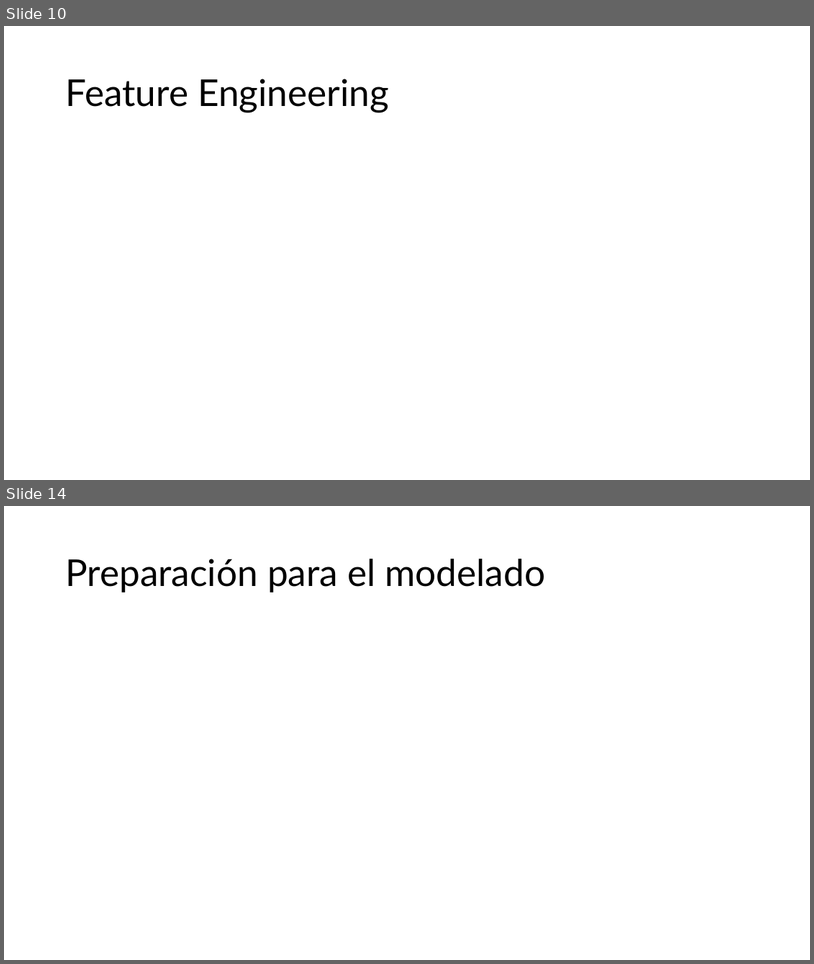
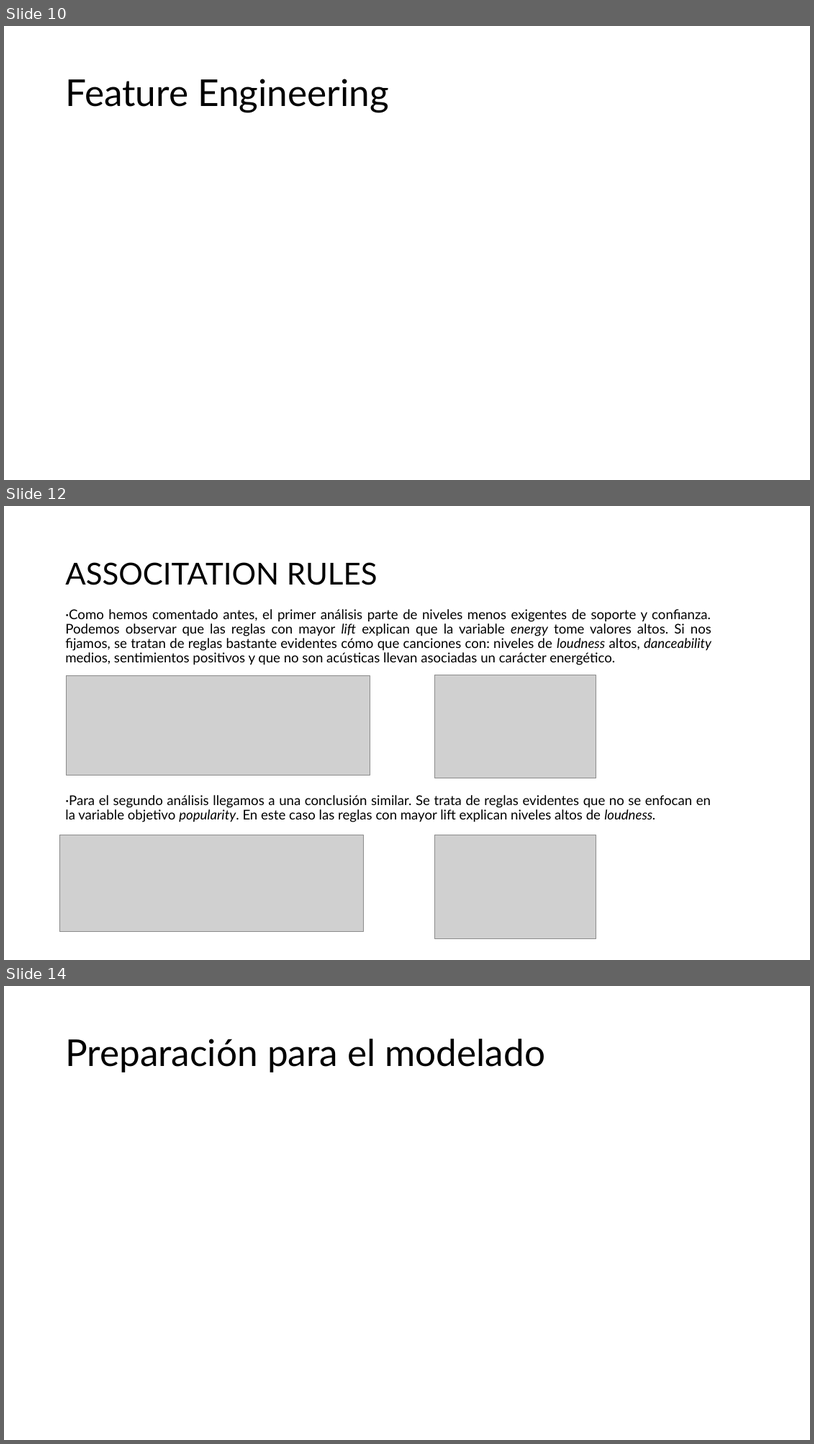
Before and after one commit to benet1one/Mineria, a slide deck: Report_new.pptx. Shown one above the other, each under a label of ours: slides 10 and 14 before the commit, slides 10, 12 and 14 after it; the slides between them are not shown. The pictures are 814x964 and 814x1444 pixels, drawn with LibreOffice and Linux fonts; fonts in the diff are those of the drawing; grey boxes stand for pictures. Boxes give left, top, right and bottom in pixels: in the first picture for what was removed or moved away, otherwise in the second. Text is boxed around its words. In the diff, an @@ line names an element or a change of style, - is before the commit and + after.

Commit message:
Report- association rules

```diff
--- a/Report_new.pptx
+++ b/Report_new.pptx
@@ slide 12 added at box(4, 506, 810, 960), background #FFFFFF @@
@@ title added at box(65, 562, 378, 585), 36 pt, text #000000 @@
+ASSOCITATION RULES
@@ text added at box(65, 609, 712, 665), 16 pt, text #000000 @@
+·Como hemos comentado antes, el primer análisis parte de niveles menos exigentes de soporte y confianza. Podemos observar que las reglas con mayor lift explican que la variable energy tome valores altos. Si nos fijamos, se tratan de reglas bastante evidentes cómo que canciones con: niveles de loudness altos, danceability medios, sentimientos positivos y que no son acústicas llevan asociadas un carácter energético.
@@ picture added at box(67, 675, 370, 775) @@
@@ picture added at box(435, 675, 597, 778) @@
@@ text added at box(65, 795, 711, 822), 16 pt, text #000000 @@
+·Para el segundo análisis llegamos a una conclusión similar. Se trata de reglas evidentes que no se enfocan en la variable objetivo popularity. En este caso las reglas con mayor lift explican niveles altos de loudness.
@@ picture added at box(59, 835, 364, 932) @@
@@ picture added at box(435, 834, 597, 939) @@
```
Also in this commit, not shown: 1 slide changed, 1 other slide added, 2 slides removed.
